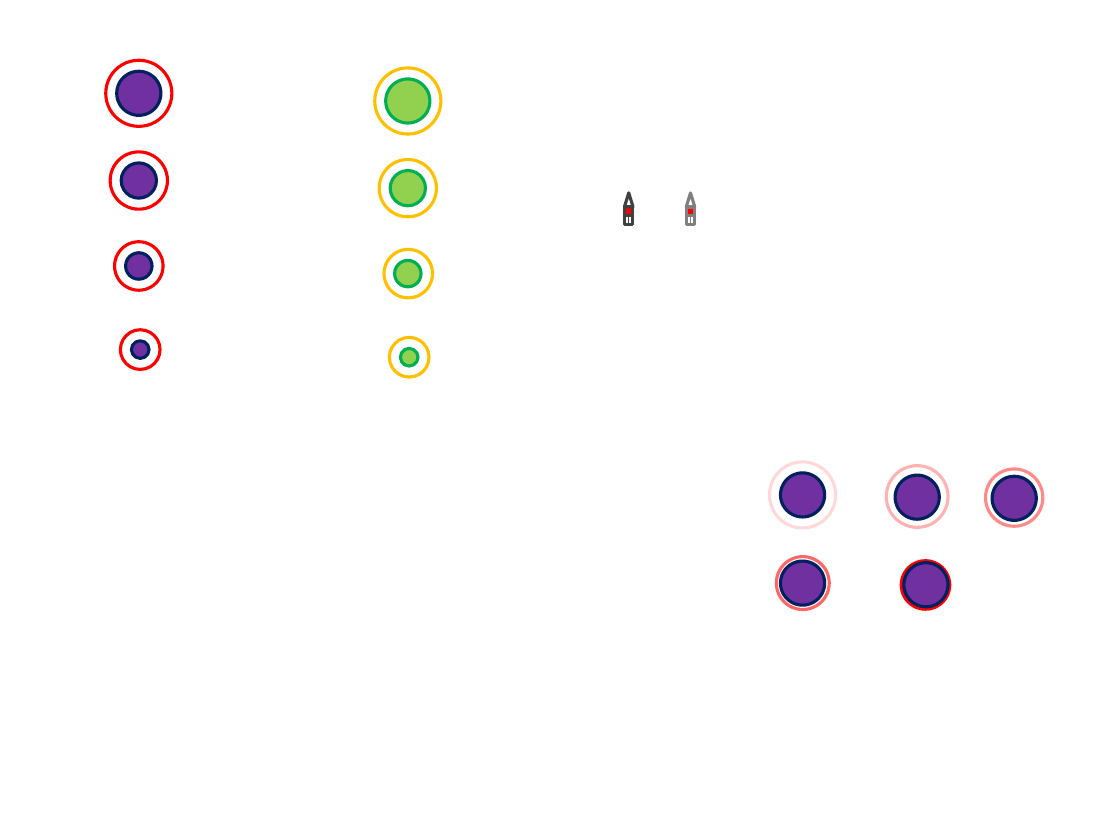
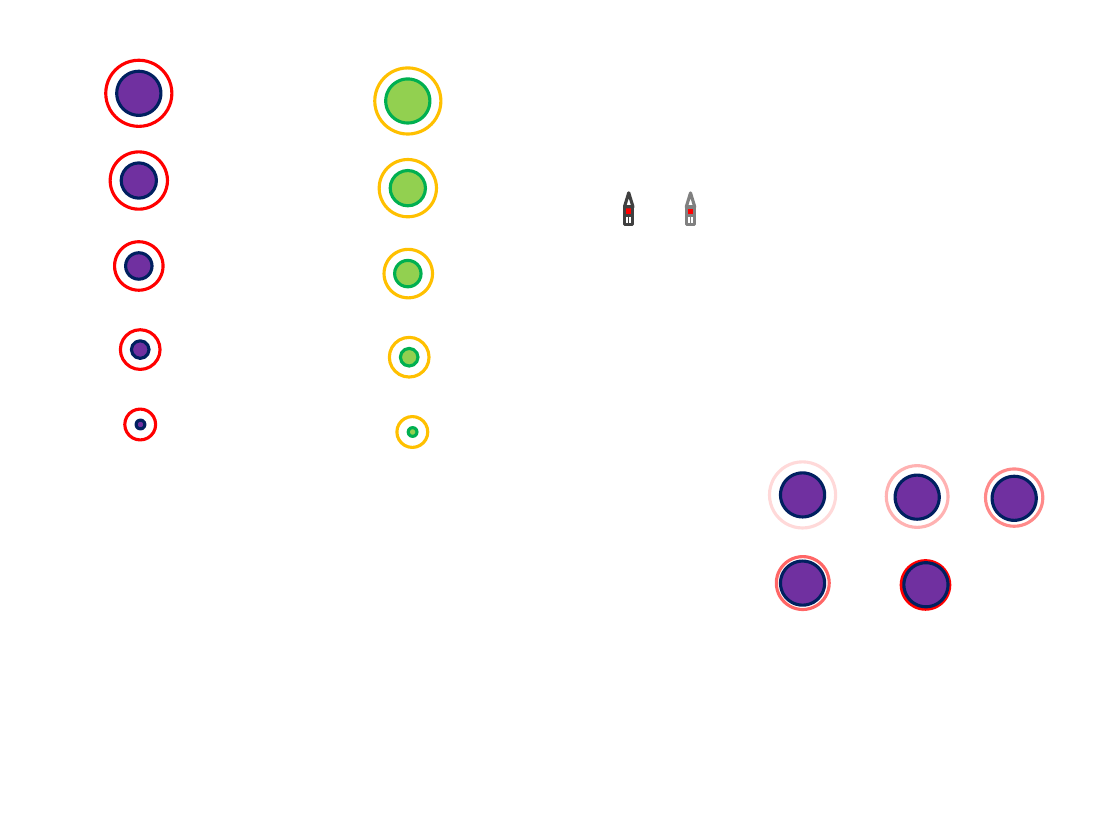
Before and after one commit to DavidAlanKuester/spaceconflict, a slide deck: slide 2 of PP/Microsoft PowerPoint-Präsentation (neu).pptx. Drawn at 1120x840 pixels with LibreOffice and Linux fonts; fonts in the diff are those of the drawing. Boxes give left, top, right and bottom in pixels: in the first picture for what was removed or moved away, otherwise in the second. Text is boxed around its words. In the diff, an @@ line names an element or a change of style, - is before the commit and + after.

```diff
--- a/PP/Microsoft PowerPoint-Präsentation (neu).pptx
+++ b/PP/Microsoft PowerPoint-Präsentation (neu).pptx
@@ ellipse added at (124,409,156,440), outline #FF0000 2 pt @@
@@ ellipse added at (396,417,428,448), outline #FFC000 2 pt @@
@@ ellipse added at (137,420,146,429), fill #7030A0, outline #002060 2 pt @@
@@ ellipse added at (409,428,418,437), fill #92D050, outline #00B050 2 pt @@
```
Also in this commit, not shown: 9 other files.
